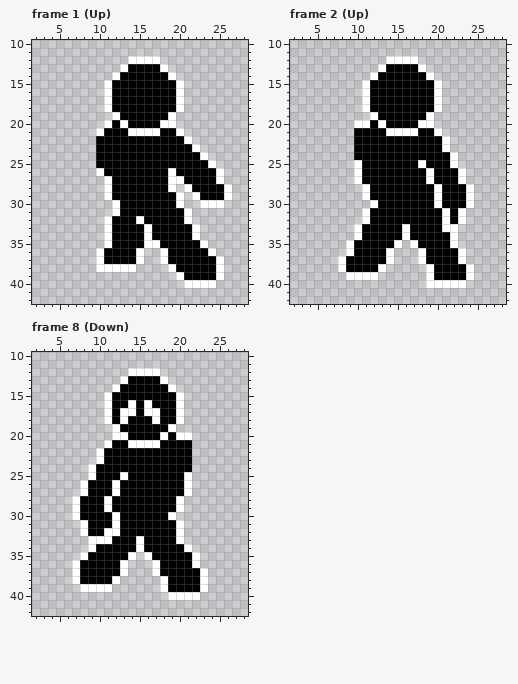
Pixel-art file, stored at Extras/Player.aseprite. The picture above was drawn from the file before the commit.
32x48 pixels, 24 frames. Shown: frame 1 (Up): x 2..28, y 10..42; frame 2 (Up): x 2..28, y 10..42; frame 8 (Down): x 2..28, y 10..42. The commit also changed other frames, which this record leaves out.
After the commit:
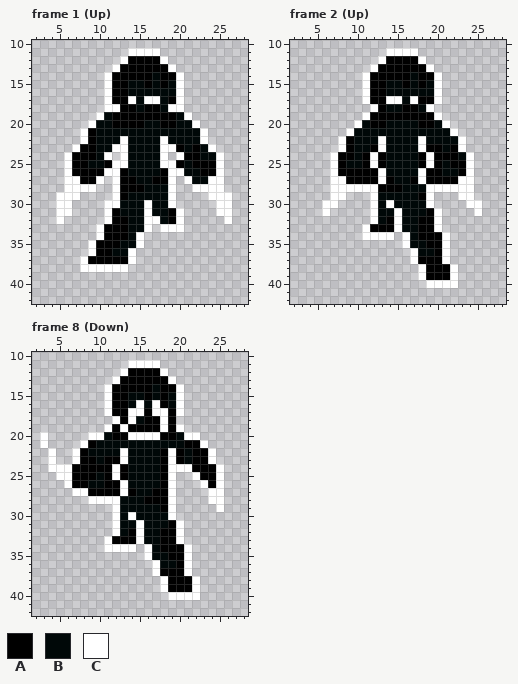
Palette (. is transparent): A #000000  B #000808  C #ffffff
The edit:
layer "dash" added
layer "melee_1" now hidden
Frame 1 (Up):
y 11: x 14..17 .... -> CCCC
y 12: x 13..18 .CCCC. -> CAAAAC
y 13: x 12..13 .C -> CA; x 18..19 C. -> AC
y 14: x 11..12 .C -> CA; x 17 A -> B; x 19..20 C. -> AC
y 15: x 14..15 AA -> BB; x 17 A -> B; x 19 A -> B
y 16: x 14..19 AAAAAA -> BBBBBB
y 17: x 14..18 AAAAA -> CBCCB
y 18: x 12 A -> C; x 15 A -> B; x 18..19 AA -> BC
y 19: x 10..12 ..C -> CBA; x 19..21 C.. -> ABC
y 20: x 9..11 ..C -> CBB; x 13 C -> A; x 16..22 AACC... -> BBAABBC
y 21: x 8..23 ..CAAACCCCAAC... -> CABBBBBBBBBBBBBC
y 22: x 8..23 ..AAAAAAAAAAAC.. -> CABBBCBBBBCBBBBC
y 23: x 7..19 ...AAAAAAAAAA -> CAABBCCBBBBCC; x 21..24 AC.. -> BABC
y 24: x 6..20 ....AAAAAAAAAAA -> CAAABC.CBBBBC.C; x 23..25 C.. -> BBC
y 25: x 6..10 ....A -> CAABB; x 12..19 AAAAAAAA -> CCBBBBCC; x 21 A -> B; x 24..25 C. -> AC
y 26: x 6..12 ....CAA -> CAAAACC; x 14..17 AAAA -> BBBB; x 20..22 AAA -> CBB
y 27: x 6..12 .....CA -> CCAAC.C; x 15..16 AA -> BB; x 20..24 CAAAA -> .CBBC
y 28: x 6..9 .... -> CCCC; x 11..12 CA -> .C; x 16..18 AAA -> BBB; x 21..26 CAAAAC -> .CCCC.
y 29: x 5..7 ... -> CCC; x 11..12 CA -> .C; x 14..20 AAAAAAC -> BBBBBC.; x 22..25 CAAA -> ..CC
y 30: x 5..6 .. -> CC; x 11 . -> C; x 13..20 AAAAAAAC -> BBBCBBC.; x 23..24 CC -> ..; x 26 . -> C
y 31: x 5..6 .. -> CC; x 11..18 .CAAAAAA -> CABBBCBB; x 20..21 AC -> C.; x 25..26 .. -> CC
y 32: x 5 . -> C; x 14..18 ACAAA -> BBCCB; x 20..21 AC -> C.; x 26 . -> C
y 33: x 10..11 .C -> CA; x 14..15 AA -> BB; x 17..22 AAAAAC -> .CCC..
y 34: x 10..11 .C -> CA; x 14..22 AACAAAAAC -> BC.......
y 35: x 9..11 ..C -> CAA; x 13..23 AAACCAAAAAC -> BBC........
y 36: x 9..10 .C -> CA; x 12..15 AAAC -> BBC.; x 18..24 CAAAAAC -> .......
y 37: x 8..10 ..C -> CAA; x 14..15 AC -> C.; x 18..25 CAAAAAAC -> ........
y 38: x 8..9 .. -> CC; x 14 C -> .; x 19..25 CAAAAAC -> .......
y 39: x 20..25 CAAAAC -> ......
y 40: x 21..24 CCCC -> ....
Frame 2 (Up):
y 11: x 14..17 .... -> CCCC
y 12: x 13..18 .CCCC. -> CAAAAC
y 13: x 12..13 .C -> CA; x 18..19 C. -> AC
y 14: x 11..12 .C -> CA; x 17 A -> B; x 19..20 C. -> AC
y 15: x 14..15 AA -> BB; x 17 A -> B; x 19 A -> B
y 16: x 14..19 AAAAAA -> BBBBBB
y 17: x 14..17 AAAA -> CCBC
y 18: x 11..12 CA -> .C; x 14..15 AA -> BB; x 18..20 AAC -> BC.
y 19: x 11..12 .C -> CA; x 19..20 C. -> AC
y 20: x 11 C -> B; x 13..21 CAAAACC.. -> ABBBBAABC
y 21: x 9..22 .AAAACCCCAAC.. -> CBBBBBBBBBBBBC
y 22: x 8..23 ..AAAAAAAAAAAC.. -> CABBBCBBBBCBBBBC
y 23: x 8..11 ..AA -> CABB; x 13..18 AAAAAA -> CBBBBC; x 21..23 C.. -> BAC
y 24: x 7..10 ...A -> CAAB; x 12 A -> C; x 14..17 AAAA -> BBBB; x 19 A -> C; x 22..24 C.. -> ABC
y 25: x 7..10 ...C -> CABB; x 12 A -> C; x 14..19 AAAACA -> BBBBAC; x 21..24 AC.. -> BAAC
y 26: x 7..10 ...C -> CAAA; x 13..19 AAAAAAC -> CBBBBCA; x 21..24 AAC. -> BBAC
y 27: x 7..10 ...C -> CCAA; x 13 A -> C; x 15..16 AA -> BB; x 18..19 AC -> CA; x 24 . -> C
y 28: x 7..10 .... -> CCCC; x 12 A -> C; x 16..19 AAAA -> BBBC; x 21..23 AAA -> CCC
y 29: x 7..8 .. -> CC; x 11..17 CAAAAAA -> .CBBBBB; x 19..23 ACAAA -> C...C
y 30: x 6..7 .. -> CC; x 13..23 AAAAAAACAAA -> BCBBBBC....; x 25 . -> C
y 31: x 6 . -> C; x 11..18 CAAAAAAA -> .CBBCBBB; x 20..23 ACAC -> C...; x 25 . -> C
y 32: x 11..13 CAA -> .CB; x 15..17 AAA -> CBB; x 20..23 ACAC -> C...
y 33: x 10..11 CA -> .C; x 15..17 ACA -> CBB; x 20..22 ACC -> C..
y 34: x 10..15 CAAAAA -> .CCCC.; x 17 A -> B; x 21..22 AC -> C.
y 35: x 9..18 CAAAAAC.CA -> .......CBB; x 21..22 AC -> C.
y 36: x 9..14 CAAAAC -> ......; x 17..19 .CA -> CBB; x 21..23 AAC -> C..
y 37: x 8..14 CAAAAAC -> .......; x 17..18 .C -> CA; x 21..23 AAC -> C..
y 38: x 8..13 CAAAAC -> ......; x 18..19 .C -> CA; x 22..24 AAC -> C..
y 39: x 9..12 CCCC -> ....; x 18..19 .C -> CA; x 22..24 AAC -> C..
y 40: x 23 C -> .
Frame 8 (Down):
y 11: x 14..17 .... -> CCCC
y 12: x 13..18 .CCCC. -> CAAAAC
y 13: x 12..13 .C -> CA; x 18..19 C. -> AC
y 14: x 11..12 .C -> CA; x 17 A -> B; x 19..20 C. -> AC
y 15: x 14..15 AA -> BB; x 17 A -> B; x 19 A -> B
y 16: x 14..17 CACA -> BCBC; x 19 A -> B
y 17: x 13 C -> A; x 15..16 AC -> CA; x 18 A -> C
y 18: x 11..15 CACAA -> .CACB; x 17..18 CA -> AC; x 20 C -> .
y 19: x 11..13 .CA -> CAC; x 18..20 AC. -> CAC
y 20: x 3 . -> C; x 9..18 ...CCAAAAC -> CCBAACCCCA; x 20 C -> B; x 22 . -> C
y 21: x 3 . -> C; x 8..20 ...CAACCCCAAA -> CABBBBBBBBBBB; x 22..23 .. -> AC
y 22: x 4 . -> C; x 7..17 ...CAAAAAAA -> CABBBBCBBBB; x 19 A -> C; x 21..24 A... -> BAAC
y 23: x 4 . -> C; x 7..10 ...C -> CAAB; x 13..17 AAAAA -> CBBBB; x 19 A -> C; x 21..24 A... -> BAAC
y 24: x 4..9 .....C -> CCCAAA; x 12 A -> C; x 14..17 AAAA -> BBBB; x 19..25 AAA.... -> CCCAAAC
y 25: x 5..10 ....CA -> CCAAAB; x 12..17 ACAAAA -> CABBBB; x 19..25 AAC.... -> C..CAAC
y 26: x 6..10 ..CAA -> CAABB; x 12..17 CAAAAA -> ACBBBB; x 19..21 AAC -> C..; x 23..25 ... -> CAC
y 27: x 7 . -> C; x 12..13 CA -> AC; x 15..16 AA -> BB; x 19..21 AAC -> C..; x 24..25 .. -> CC
y 28: x 7..10 CAAA -> ..CC; x 12..15 AAAA -> CBBB; x 19..20 AC -> C.; x 24..25 .. -> CC
y 29: x 7..17 CAAACAAAAAA -> .....CBBBBB; x 19..20 AC -> C.; x 25 . -> C
y 30: x 7..11 CAAAA -> .....; x 13..18 AAAAAA -> BCBBBB
y 31: x 8..11 CAAA -> ....; x 13..18 AAAAAA -> BBCBBB
y 32: x 8..11 CAAC -> ....; x 13 A -> B; x 15..17 AAA -> CBB
y 33: x 9..10 CC -> ..; x 16..17 AA -> BB
y 34: x 9..17 CAAAAACAA -> ..CCCC.CB
y 35: x 8..14 CAAAAAC -> .......; x 17..18 AA -> BB; x 21..22 AC -> C.
y 36: x 7..13 CAAAAAC -> .......; x 18..19 AA -> BB; x 21..22 AC -> C.
y 37: x 7..13 CAAAAAC -> .......; x 21..23 AAC -> C..
y 38: x 7..12 CAAAAC -> ......; x 22..23 AC -> C.
y 39: x 8..11 CCCC -> ....; x 22..23 AC -> C.
